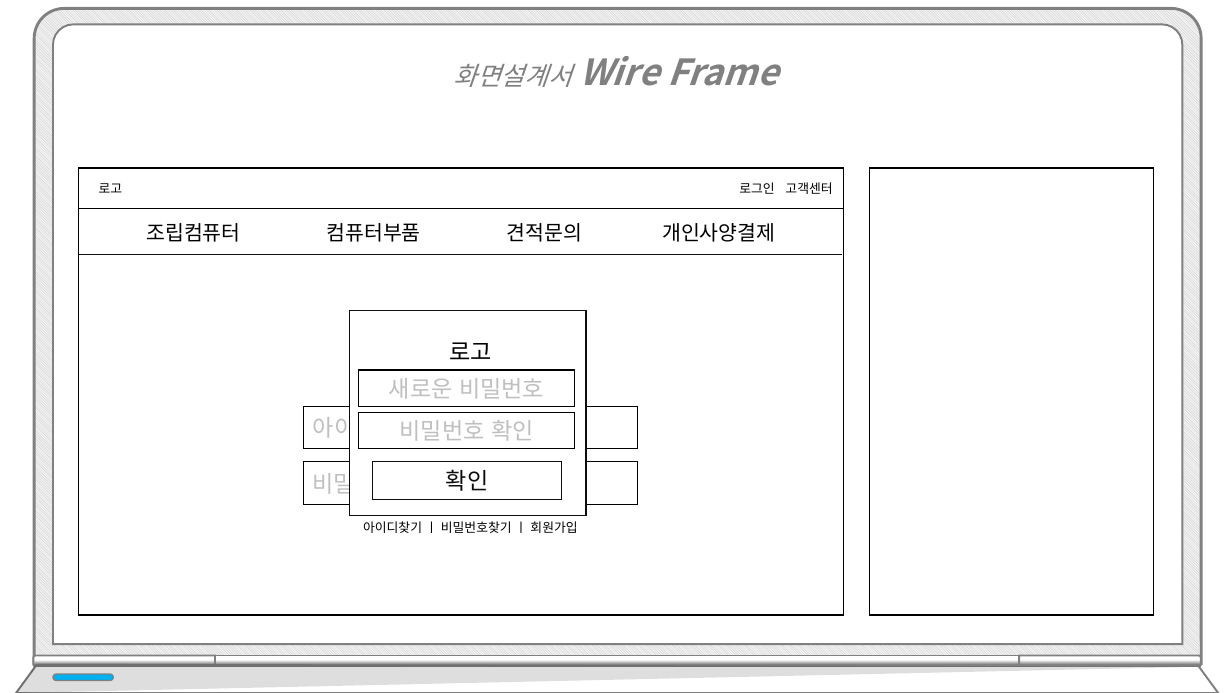
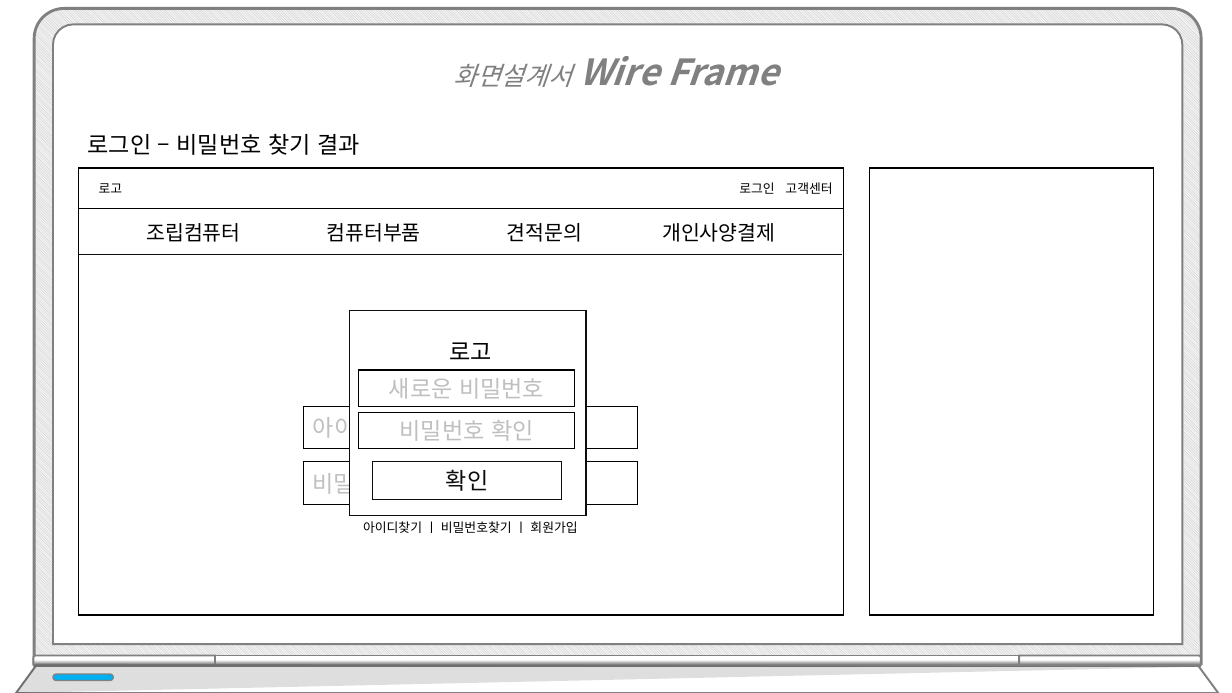
Before and after one commit to hhsw07/ezen-academy-projects, a slide deck: slide 19 of WebContent/발표/프로젝트5.pptx. Drawn at 1232x693 pixels with LibreOffice and Linux fonts; fonts in the diff are those of the drawing. Boxes give left, top, right and bottom in pixels: in the first picture for what was removed or moved away, otherwise in the second. Text is boxed around its words. In the diff, an @@ line names an element or a change of style, - is before the commit and + after.

```diff
--- a/WebContent/발표/프로젝트5.pptx
+++ b/WebContent/발표/프로젝트5.pptx
@@ text added at <box>88,133,360,155</box>, 18 pt, text #000000 @@
+로그인 – 비밀번호 찾기 결과
```
Also in this commit, not shown: 13 other slides changed, 6 slides added.
